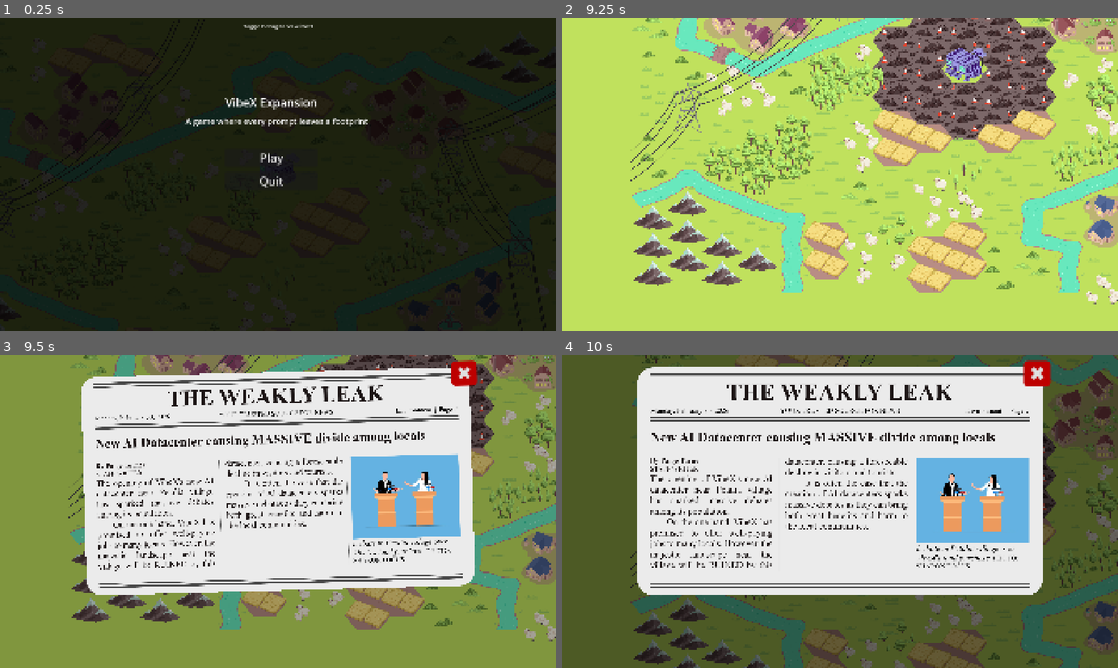
Above: before the commit, frames 1-4 (two rows, left to right).
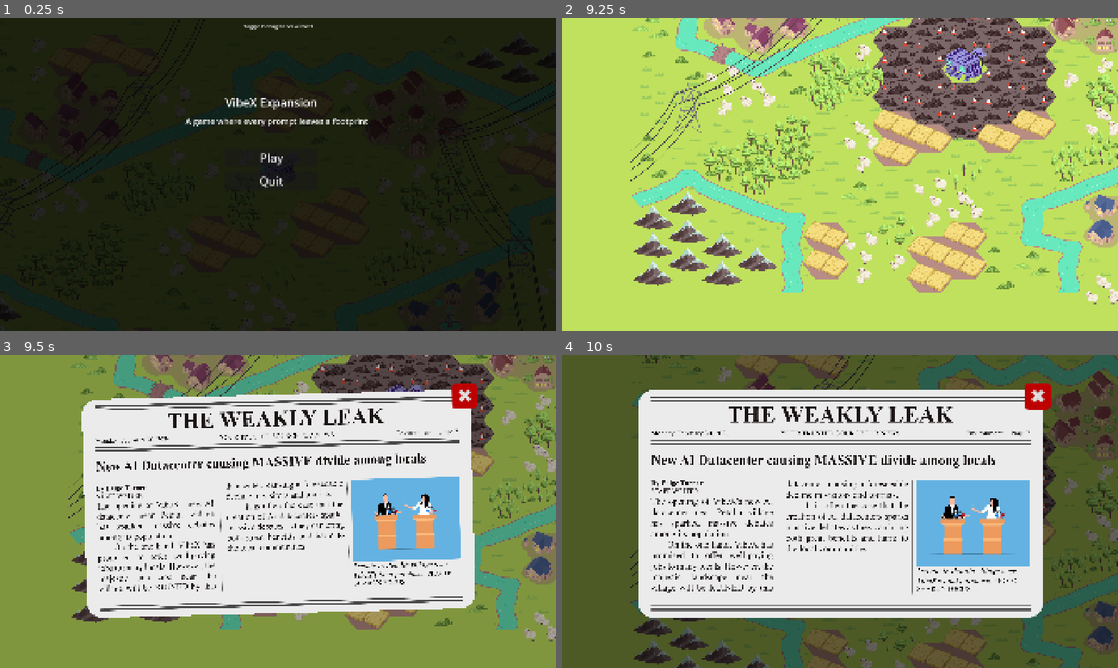
Above: after the commit, the same moments.

Repository: krishna3960/EducationTechnology
Game: Godot game, scene res://Scenes/menu.tscn
The game is run twice, just before and just after one commit, with the same random seed, the same clock (stepped at 60 frames per second) and the same inputs. The engine's default icon, where the game draws it, is replaced by a stand-in: a white triangle on a blue panel in a dark square.
Inputs (mouse positions are in pixels of both pictures, inside the frame that each line leads up to):
- Up to frame 1 (0.25 s): no input
- Up to frame 2 (9.25 s): click "Play" at 0.5 s; tap Enter (ui_accept) at 1.25, 1.52, 8, 8.27 s; move the mouse to (812, 237) at 1.27 s; hold W (move_up) 1.28-2 s; click (812, 237) at 1.42 s; click "Skip Intro" at 2 s; drag from (1006, 221) to (812, 237) at 2.77 s; click "Next >" at 3.5 s; click "Next >" at 4.25 s; click "< Prev" at 5 s; click "Choose this location (2 / 4)" at 5.75 s; move the mouse to (673, 127) at 6.52 s; hold A (move_left) 6.53-7.25 s; drag from (867, 174) to (673, 127) at 7.27 s; move the mouse to (756, 96) at 8.02 s; hold S (move_down) 8.03-8.75 s; drag from (962, 158) to (756, 96) at 8.77 s
- Up to frame 3 (9.5 s): no input
- Up to frame 4 (10 s): move the mouse to (728, 527) at 9.52 s; hold W (move_up) from 9.53 s (still down); click (728, 527) at 9.67 s

Frames 1-2 are identical in both runs. In frame 3, 23% of the frame differs, in the area x 14-86%, y 1-84%; in frame 4, 25%, in the area x 13-88%, y 1-84%.

Commit message:
chore: center newspaper

Diff:
--- a/educational-game/Scenes/NewspaperOverlay.tscn
+++ b/educational-game/Scenes/NewspaperOverlay.tscn
@@ -54,10 +54,10 @@
 anchor_top = 0.446
 anchor_right = 0.5
 anchor_bottom = 0.446
-offset_left = -700.0
-offset_top = -745.68005
-offset_right = 700.0
-offset_bottom = 654.31995
+offset_left = -698.0
+offset_top = -667.68005
+offset_right = 702.0
+offset_bottom = 732.31995
 grow_horizontal = 2
 grow_vertical = 2
 pivot_offset = Vector2(700, 700)
